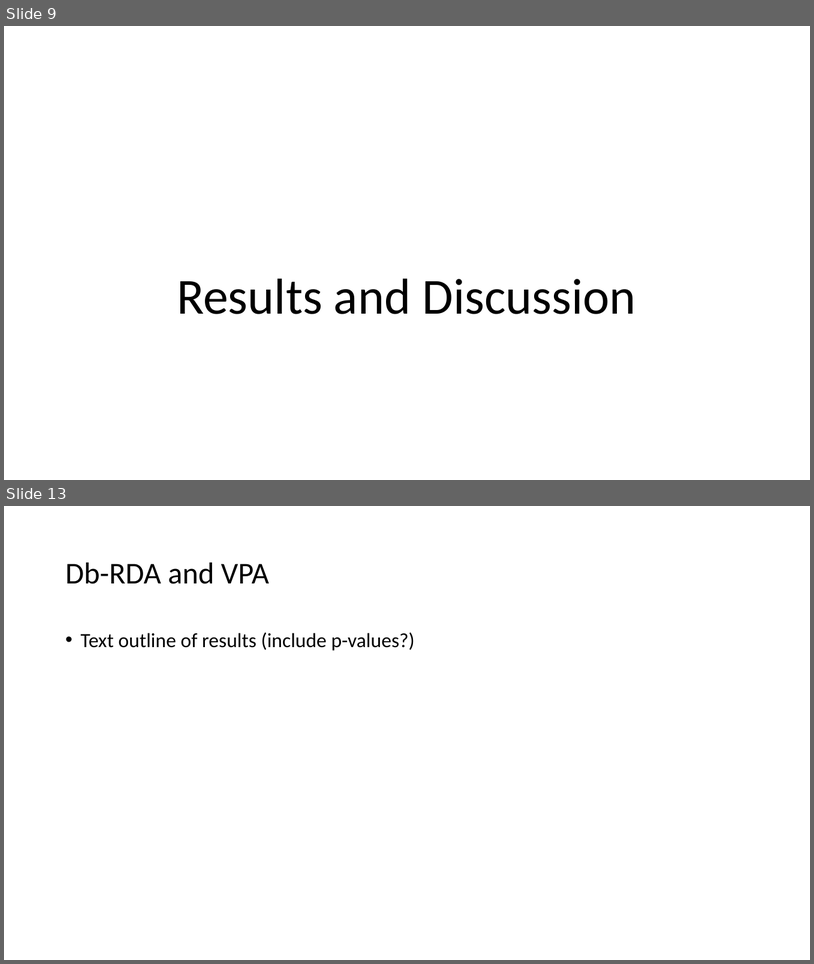
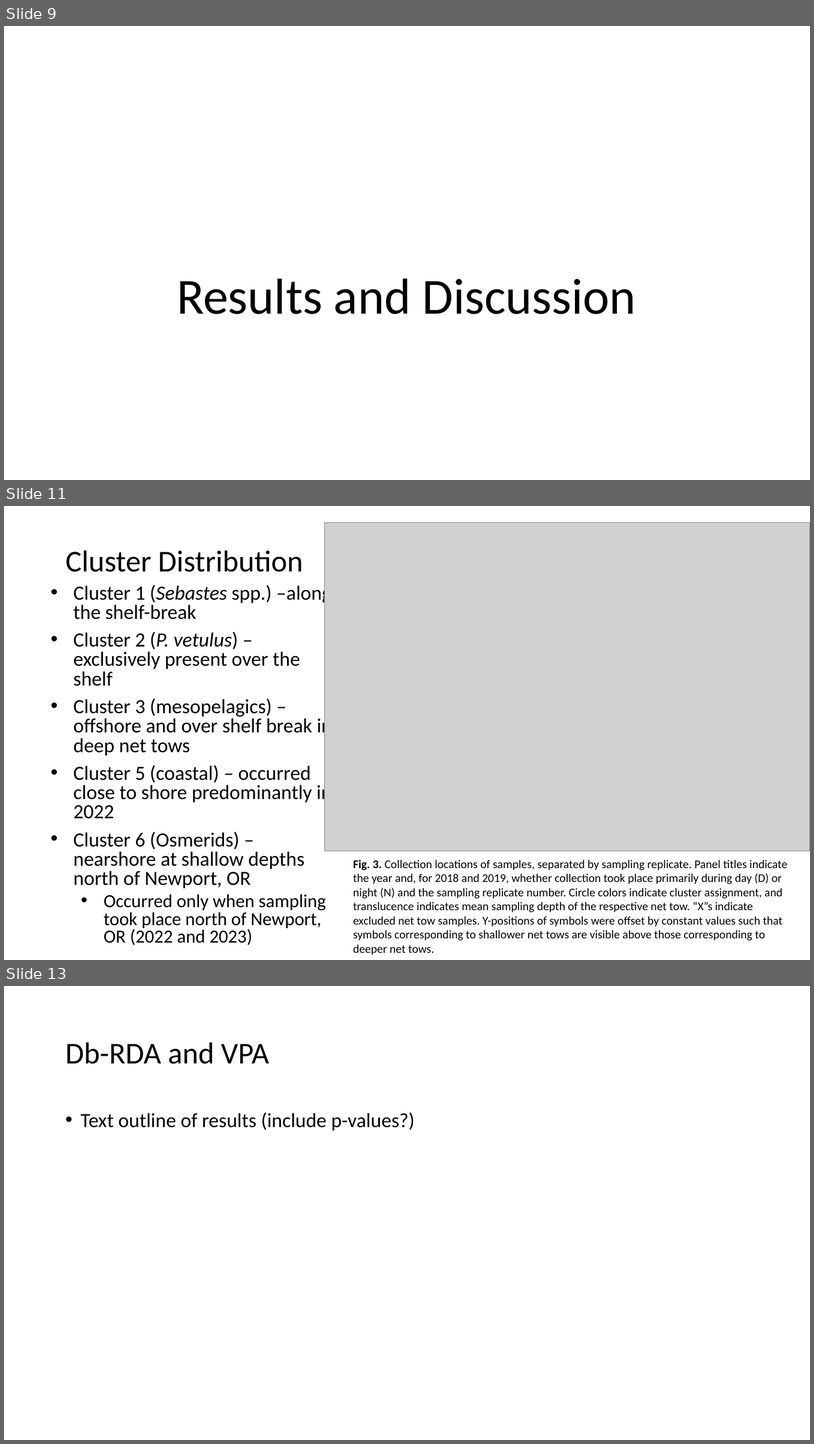
Before and after one commit to LukeABobay/larval-fish-community-analysis, a slide deck: PICES 2026 Presentation.pptx. Shown one above the other, each under a label of ours: slides 9 and 13 before the commit, slides 9, 11 and 13 after it; the slides between them are not shown. The pictures are 814x964 and 814x1444 pixels, drawn with LibreOffice and Linux fonts; fonts in the diff are those of the drawing; grey boxes stand for pictures. Boxes give left, top, right and bottom in pixels: in the first picture for what was removed or moved away, otherwise in the second. Text is boxed around its words. In the diff, an @@ line names an element or a change of style, - is before the commit and + after.

```diff
--- a/PICES 2026 Presentation.pptx
+++ b/PICES 2026 Presentation.pptx
@@ slide 11 added at (x1=4, y1=506, x2=810, y2=960), background #FFFFFF @@
@@ picture added at (x1=324, y1=523, x2=810, y2=852) @@
@@ title added at (x1=66, y1=550, x2=303, y2=572), 36 pt, text #000000 @@
+Cluster Distribution
@@ text added at (x1=74, y1=583, x2=332, y2=945), 24 pt, text #000000 @@
+• Cluster 1 (Sebastes spp.) –along the shelf-break
+• Cluster 2 (P. vetulus) – exclusively present over the shelf
+• Cluster 3 (mesopelagics) – offshore and over shelf break in deep net tows
+• Cluster 5 (coastal) – occurred close to shore predominantly in 2022
+• Cluster 6 (Osmerids) – nearshore at shallow depths north of Newport, OR
+  • Occurred only when sampling took place north of Newport, OR (2022 and 2023)
@@ text added at (x1=353, y1=859, x2=788, y2=954), 14 pt, text #000000 @@
+Fig. 3. Collection locations of samples, separated by sampling replicate. Panel titles indicate the year and, for 2018 and 2019, whether collection took place primarily during day (D) or night (N) and the sampling replicate number. Circle colors indicate cluster assignment, and translucence indicates mean sampling depth of the respective net tow. “X”s indicate excluded net tow samples. Y-positions of symbols were offset by constant values such that symbols corresponding to shallower net tows are visible above those corresponding to deeper net tows.
```
Also in this commit, not shown: 6 slides changed, 3 other slides added, 4 slides removed.
